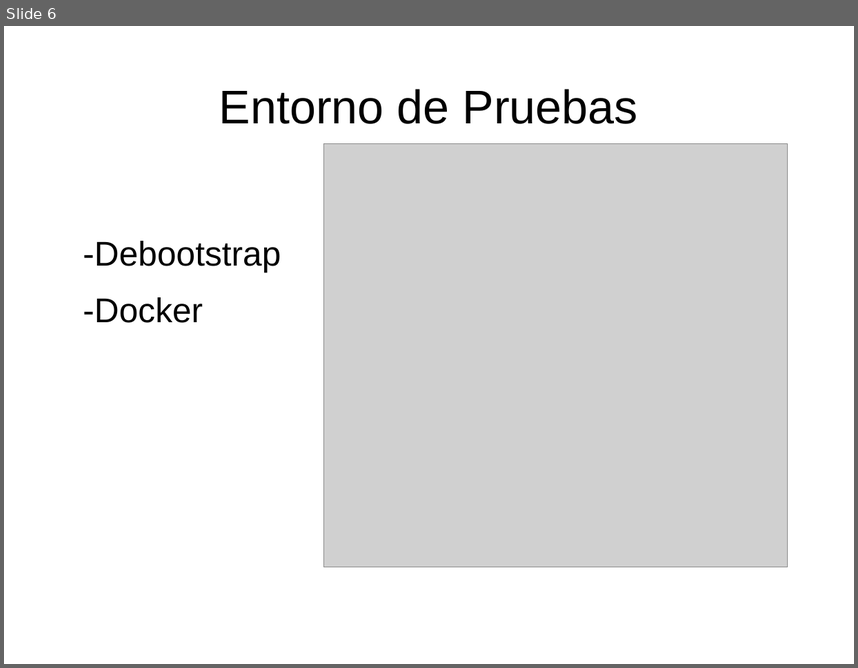
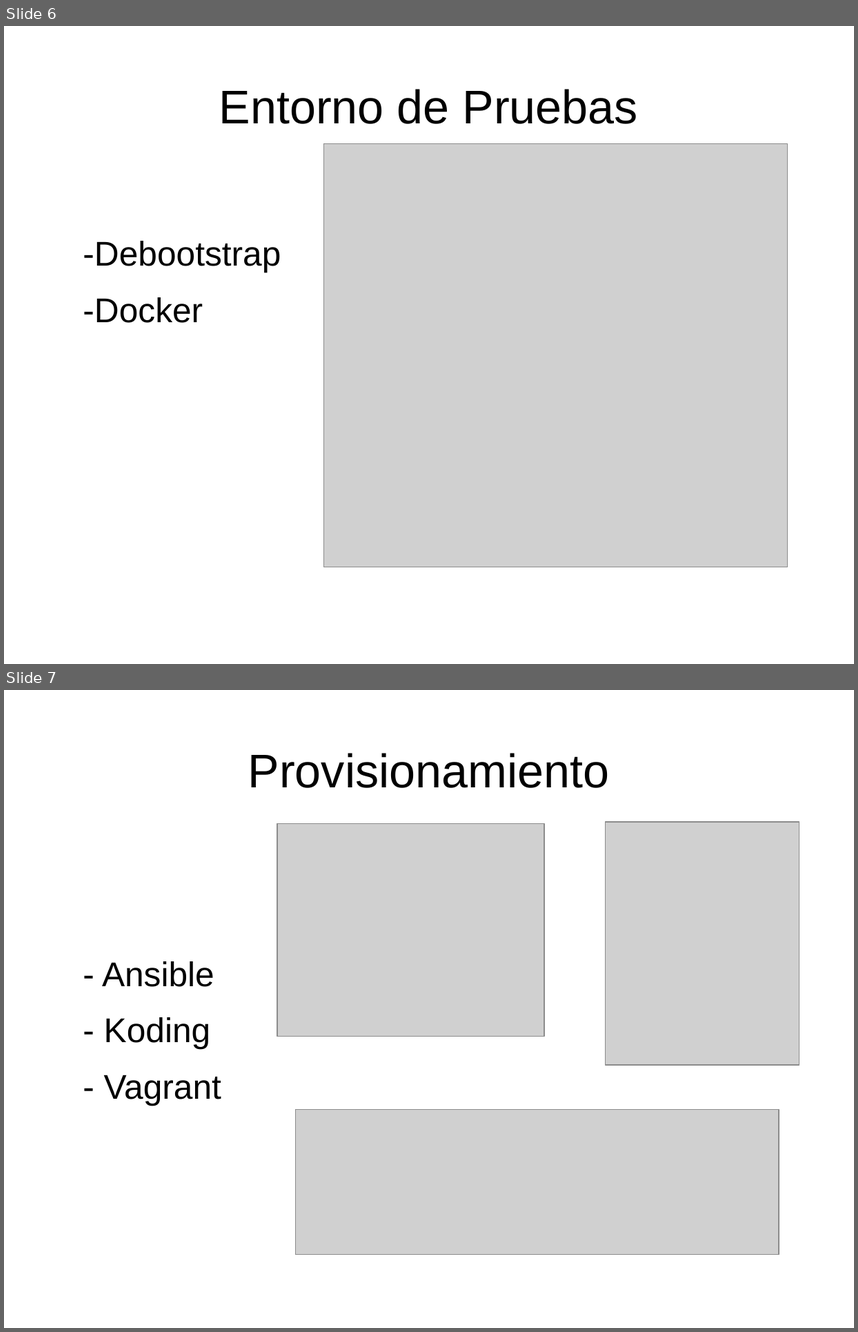
Before and after one commit to juanfranrv/PresentacionIV, a slide deck: presentacion.odp. Shown one above the other, each under a label of ours: slide 6 before the commit, slides 6 and 7 after it. The pictures are 858x668 and 858x1332 pixels, drawn with LibreOffice and Linux fonts; fonts in the diff are those of the drawing; grey boxes stand for pictures. Boxes give left, top, right and bottom in pixels: in the first picture for what was removed or moved away, otherwise in the second. Text is boxed around its words. In the diff, an @@ line names an element or a change of style, - is before the commit and + after.

```diff
--- a/presentacion.odp
+++ b/presentacion.odp
@@ slide 7 added at (x1=4, y1=690, x2=854, y2=1328), background #FFFFFF @@
@@ title added at (x1=248, y1=753, x2=610, y2=788), 44 pt, text #000000 @@
+Provisionamiento
@@ picture added at (x1=277, y1=823, x2=544, y2=1036) @@
@@ picture added at (x1=606, y1=822, x2=800, y2=1065) @@
@@ text added at (x1=102, y1=961, x2=221, y2=1105), 32 pt, text #000000 @@
+- Ansible
+- Koding
+- Vagrant
@@ picture added at (x1=296, y1=1109, x2=780, y2=1254) @@
```
Also in this commit, not shown: 2 other slides added.
